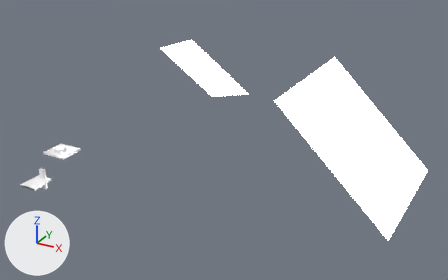
One commit to the Blender file rpi/camera/camera.blend: the scene before it, then after it.
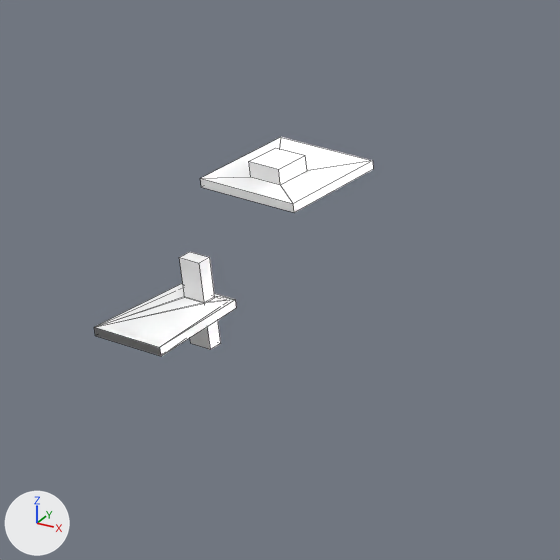
Old and new are each drawn whole from a 50 mm lens placed at (407.2, -372.5, 272.9), pointed at (165.8, 66.4, 53.5) and again close up on the part from 0% to 27% of the width and 41% to 84% of the height. Arrows for +X, +Y and +Z are at lower left; the lights stay in place. The close-ups show mesh edges as thin lines.

The older version as bpy lines, for what is in view:
```python
me_cube = bpy.data.meshes.new('Cube')
me_cube.from_pydata(...)  # 16 vertices, 18 faces; spans x -1.0..1.0, y -1.0..1.0, z -1.0..1.0
me_cube_001 = bpy.data.meshes.new('Cube.001')
me_cube_001.from_pydata(...)  # a box spanning x -1.0..1.0, y -1.0..1.0, z -1.0..1.0
me_cube_002 = bpy.data.meshes.new('Cube.002')
me_cube_002.from_pydata(...)  # 16 vertices, 14 faces; spans x -1.0..1.0, y -1.0..1.0, z -1.0..4.5
me_cube_002.materials.append(mat_material)  # white #e7e7e7
me_cube_004 = bpy.data.meshes.new('Cube.004')
me_cube_004.from_pydata(...)  # 16 vertices, 18 faces; spans x -1.0..1.0, y -1.0..0.96, z -1.0..1.0
ob_base = bpy.data.objects.new('base', me_cube)
ob_base.location = (0.0, 0.0, 0.0)
ob_base.scale = (9.0, 11.5, 1.0)
ob_camera = bpy.data.objects.new('camera', me_cube_002)
ob_camera.location = (9.7, 28.0, 23.4)
ob_camera.scale = (12.6, 12.0, 1.0)
ob_cube = bpy.data.objects.new('Cube', me_cube_004)
ob_cube.location = (0.0, 0.0, 0.0)
ob_cube.scale = (9.0, 11.5, 1.0)
ob_cube_001 = bpy.data.objects.new('Cube.001', me_cube_001)
ob_cube_001.location = (0.0, 9.0, 0.0)
ob_cube_001.scale = (2.75, 1.5, 10.0)
```
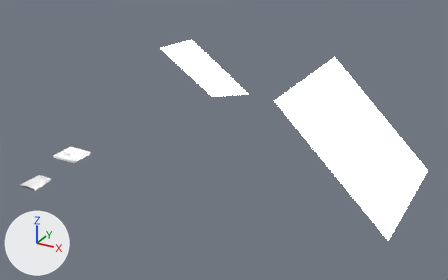
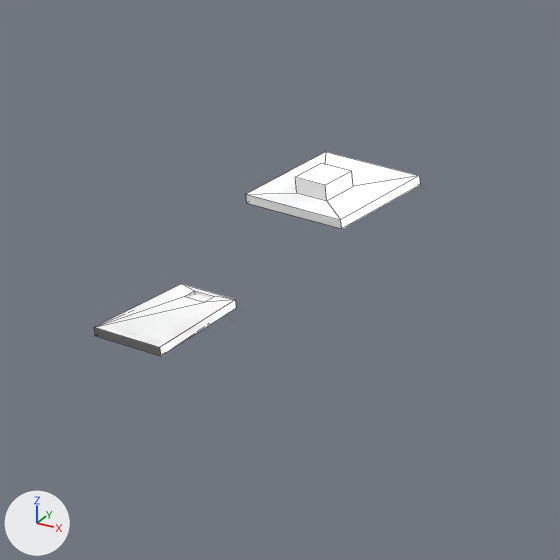
The edits, one by one:
me_cube_004 is used by ob_cube; location (0.0, 0.0, 0.0); scale (9.0, 11.5, 1.0).
me_cube_004 had 16 vertices, 18 faces and spanned x -1.0..1.0, y -1.0..0.96, z -1.0..1.0.
me_cube_004 now has 8 vertices, 6 faces and spans x -1.0..1.0, y -1.0..0.96, z -1.0..1.0.
Part 1, on me_cube_004:
12 vertices are removed from x -0.7..0.7, y 0.65..0.96, z -0.75..0.75.
17 faces are deleted.
4 vertices are added at (-0.74, 0.96, -1.0), (0.74, 0.96, -1.0), (-0.74, 0.96, 0.28), (0.74, 0.96, 0.28).
5 new faces join them.
Object 'camera' (ob_camera) moves from (9.7, 28.0, 23.4) to (23.3, 26.8, 23.4).
Object 'Cube.001' (ob_cube_001) is now hidden.

Boxes (x1, y1, x2, y2) around the edits, measured in the close-ups (560 x 560 px):
'camera', moved: before (200, 137, 373, 213); after (246, 152, 420, 229)
'Cube.001', hidden: before (179, 252, 221, 349)
'Cube', reshaped (not visible before): after (130, 294, 211, 356)
part 1 of me_cube_004, cut back: after (188, 294, 211, 302)
